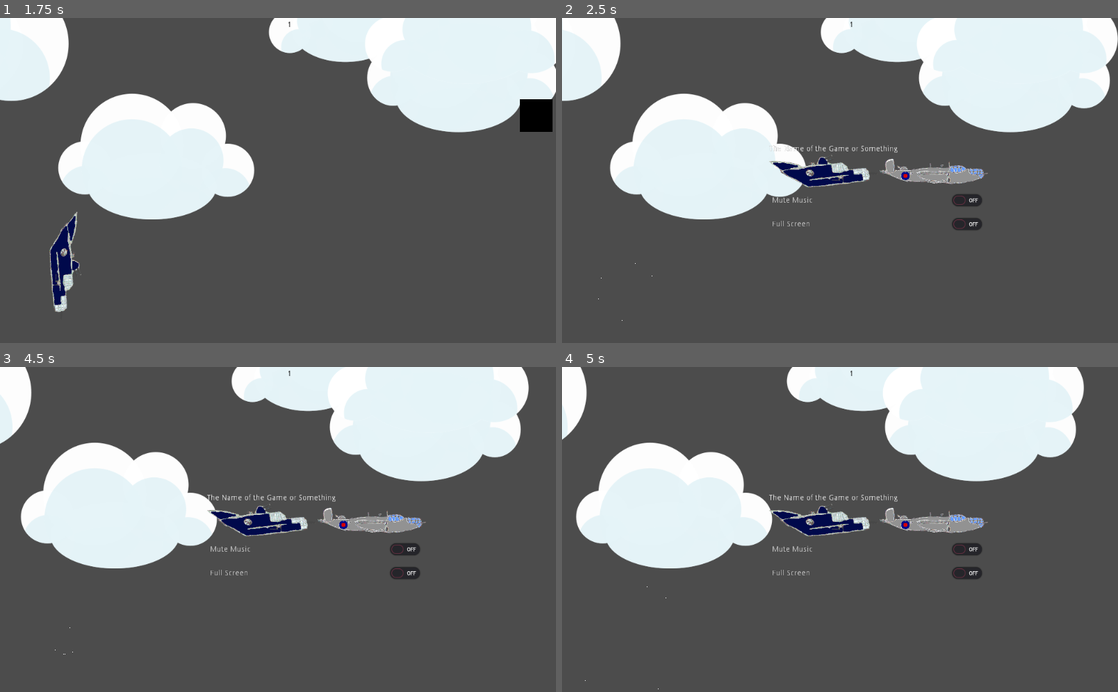
Above: before the commit, frames 1-4 (two rows, left to right).
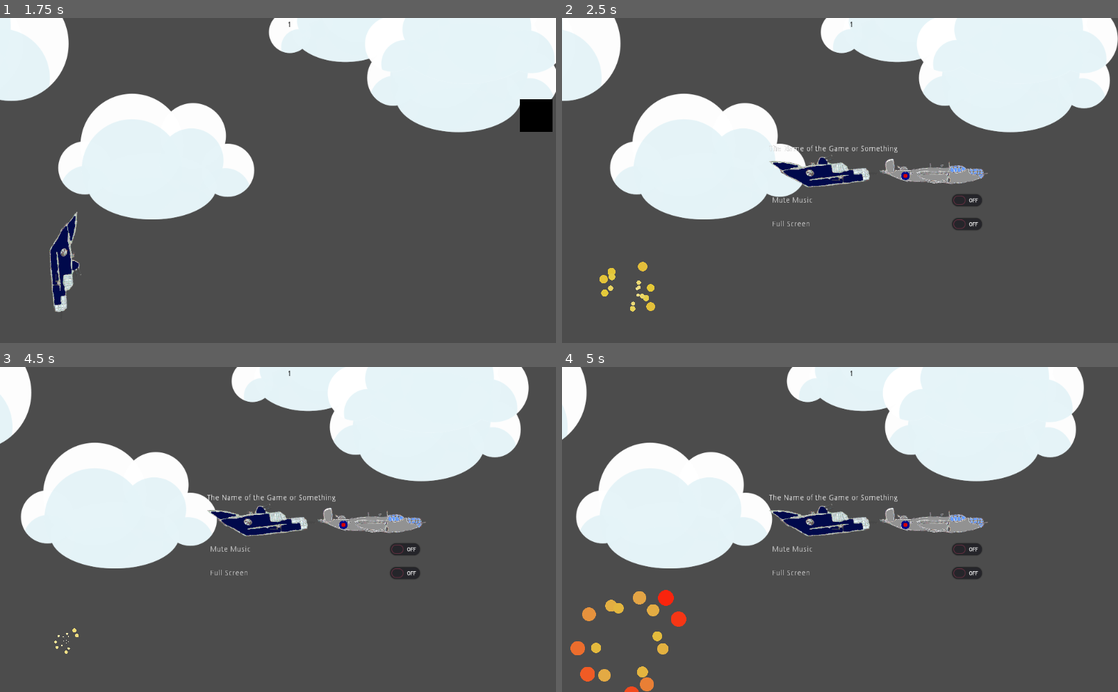
Above: after the commit, the same moments.

Repository: the-g-force/FamJam-October2020
Game: Godot game, scene res://src/Level.tscn
Same seed, same stepped clock (60 frames per second), same inputs: the game is played once before the commit and once after it.
Inputs (mouse positions are in pixels of both pictures, inside the frame that each line leads up to):
- Up to frame 1 (1.75 s): click (261, 170) at 0.52 s; move the mouse to (400, 164) at 1.27 s; click (400, 164) at 1.42 s
- Up to frame 2 (2.5 s): click "Play Again" at 2 s
- Up to frame 3 (4.5 s): click (372, 519) at 2.75 s; move the mouse to (166, 545) at 3.52 s; click (166, 545) at 3.67 s; click "Play Again" at 4.25 s
- Up to frame 4 (5 s): no input

Frame 1 is identical in both runs. In frame 2, 0.3% of the frame differs, in the area x 6-17%, y 75-94%; in frame 3, less than 0.1%; in frame 4, 1.1%, in the area x 1-23%, y 67-100%.

Commit message:
Add better explosion

Diff:
--- a/project/Explosion.tscn
+++ b/project/Explosion.tscn
@@ -1,14 +1,26 @@
-[gd_scene load_steps=2 format=2]
+[gd_scene load_steps=5 format=2]
 
 [ext_resource path="res://Explosion.gd" type="Script" id=1]
+[ext_resource path="res://assets/Boom.png" type="Texture" id=2]
+
+[sub_resource type="Curve" id=1]
+_data = [ Vector2( 0.00574712, 0.025 ), 0.0, 0.0, 0, 0, Vector2( 1, 1 ), 0.0, 0.0, 0, 0 ]
+
+[sub_resource type="Gradient" id=2]
+offsets = PoolRealArray( 0, 0.443709, 0.682119, 0.827815, 1 )
+colors = PoolColorArray( 1, 1, 1, 1, 0.894531, 0.788611, 0.216644, 1, 0.890625, 0.650084, 0.274841, 1, 1, 0.0234375, 0, 1, 0.199219, 0.199219, 0.199219, 1 )
 
 [node name="Explosion" type="CPUParticles2D"]
-explosiveness = 1.0
+amount = 16
+explosiveness = 0.7
+texture = ExtResource( 2 )
 direction = Vector2( 0, 0 )
 spread = 180.0
 gravity = Vector2( 0, 0 )
 initial_velocity = 50.0
 radial_accel = 200.0
+scale_amount_curve = SubResource( 1 )
+color_ramp = SubResource( 2 )
 script = ExtResource( 1 )
 
 [node name="Timer" type="Timer" parent="."]
Binary file added: project/assets/Boom.png
Not shown, added: project/assets/Boom.png.import
